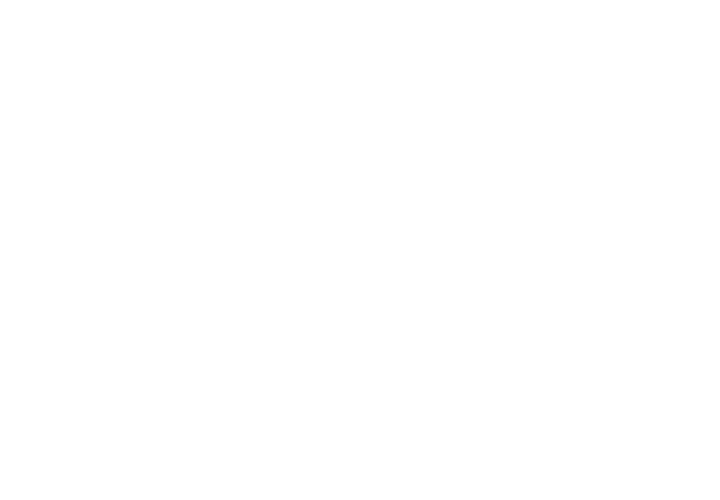
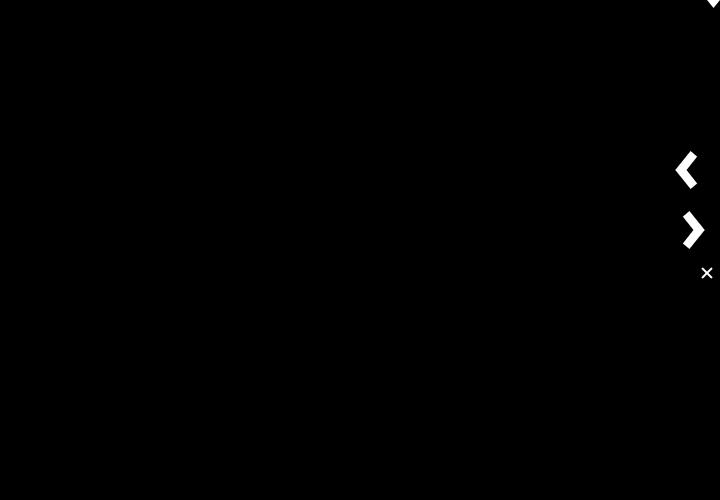
Comparing the layer stacks of the two 720 × 500 images. Changes:
added layer "X" above "down arrow" over [701, 267, 713, 279]
showed "Layer 0" over [0, 0, 720, 500]
